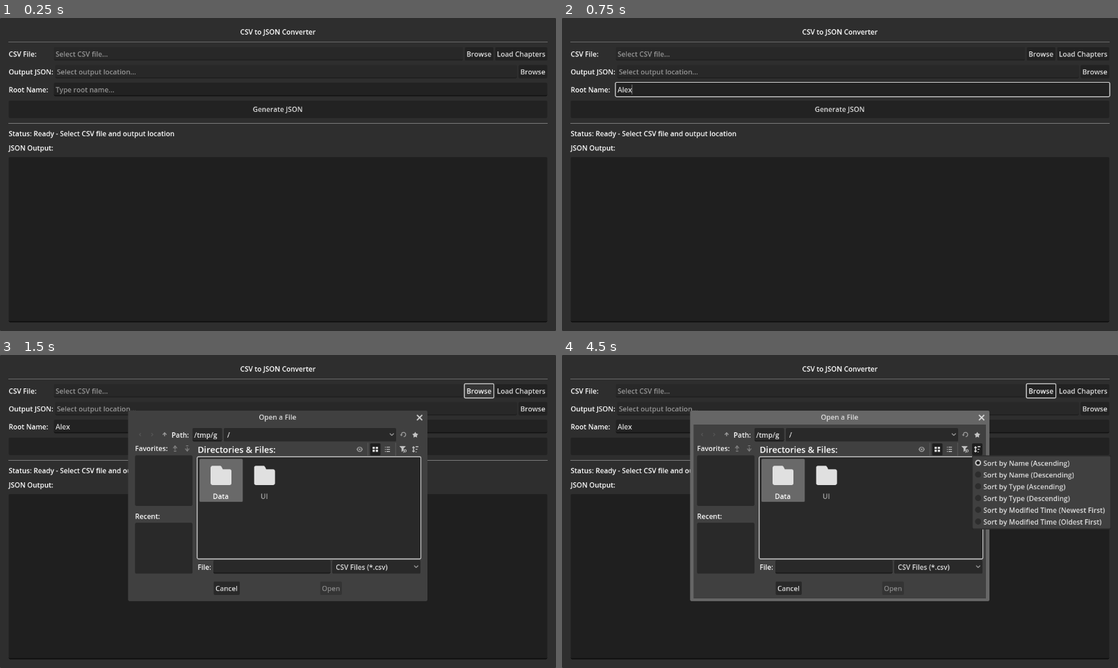
Above: before the commit, frames 1-4 (two rows, left to right).
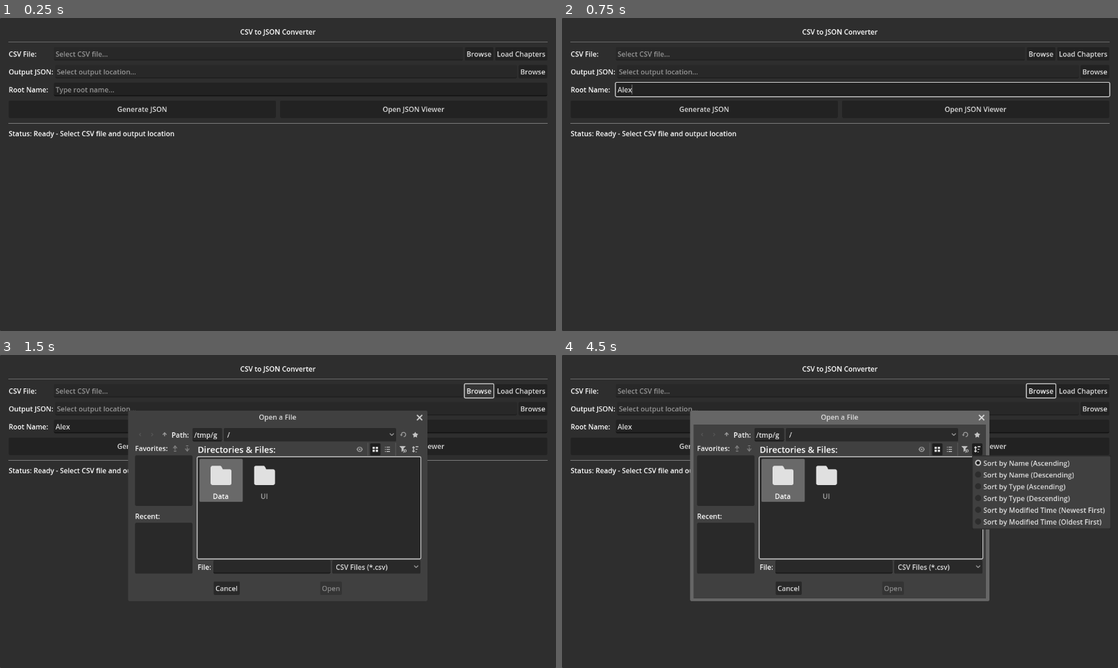
Above: after the commit, the same moments.

Repository: Sandy4j/csv-parsing
Game: Godot game, scene res://UI/Main/Main.tscn
The game is run twice, just before and just after one commit, with the same random seed, the same clock (stepped at 60 frames per second) and the same inputs.
Inputs (mouse positions are in pixels of both pictures, inside the frame that each line leads up to):
- Up to frame 1 (0.25 s): no input
- Up to frame 2 (0.75 s): click (862, 89) at 0.52 s; type "Alex" at 0.6 s
- Up to frame 3 (1.5 s): click "Browse" at 1.25 s
- Up to frame 4 (4.5 s): click "Load Chapters" at 2 s; click "Browse" at 2.75 s; click "Generate JSON" at 3.5 s; click (973, 445) at 4.25 s, where only the run after the commit has a clickable "Open JSON Viewer"

The runs differ from the first frame. In frame 1, 0.6% of the frame differs, in the area x 1-99%, y 28-98%; in frame 2, 0.6%; in frame 3, 0.3%; in frame 4, 0.3%.

Commit message:
feat: implement JSON viewer UI and functionality

Diff:
--- /dev/null
+++ b/UI/JSON UI/Json UI.tscn
@@ -0,0 +1,129 @@
+[gd_scene load_steps=2 format=3 uid="uid://c15ayqtecbjxy"]
+
+[ext_resource type="Script" uid="uid://dvbp2ql2g0v5p" path="res://UI/JSON UI/JsonUI.gd" id="1_json"]
+
+[node name="JsonViewerUI" type="Control"]
+layout_mode = 3
+anchors_preset = 15
+anchor_right = 1.0
+anchor_bottom = 1.0
+grow_horizontal = 2
+grow_vertical = 2
+script = ExtResource("1_json")
+
+[node name="Panel" type="Panel" parent="."]
+layout_mode = 1
+anchors_preset = 15
+anchor_right = 1.0
+anchor_bottom = 1.0
+grow_horizontal = 2
+grow_vertical = 2
+
+[node name="VBoxContainer" type="VBoxContainer" parent="Panel"]
+layout_mode = 1
+anchors_preset = 15
+anchor_right = 1.0
+anchor_bottom = 1.0
+offset_left = 20.0
+offset_top = 20.0
+offset_right = -20.0
+offset_bottom = -20.0
+grow_horizontal = 2
+grow_vertical = 2
+theme_override_constants/separation = 10
+
+[node name="HeaderContainer" type="HBoxContainer" parent="Panel/VBoxContainer"]
+layout_mode = 2
+
+[node name="BackButton" type="Button" parent="Panel/VBoxContainer/HeaderContainer"]
+unique_name_in_owner = true
+layout_mode = 2
+text = "← Back"
+
+[node name="TitleLabel" type="Label" parent="Panel/VBoxContainer/HeaderContainer"]
+layout_mode = 2
+size_flags_horizontal = 3
+text = "JSON UI"
+horizontal_alignment = 1
+vertical_alignment = 1
+
+[node name="HSeparator" type="HSeparator" parent="Panel/VBoxContainer"]
+layout_mode = 2
+
+[node name="FileSection" type="HBoxContainer" parent="Panel/VBoxContainer"]
+layout_mode = 2
+
+[node name="FilePathLabel" type="Label" parent="Panel/VBoxContainer/FileSection"]
+custom_minimum_size = Vector2(80, 0)
+layout_mode = 2
+text = "JSON File:"
+
+[node name="FilePathEdit" type="LineEdit" parent="Panel/VBoxContainer/FileSection"]
+unique_name_in_owner = true
+layout_mode = 2
+size_flags_horizontal = 3
+placeholder_text = "Select JSON file..."
+editable = false
+
+[node name="BrowseButton" type="Button" parent="Panel/VBoxContainer/FileSection"]
+unique_name_in_owner = true
+layout_mode = 2
+text = "Browse"
+
+[node name="SearchSection" type="HBoxContainer" parent="Panel/VBoxContainer"]
+layout_mode = 2
+
+[node name="SearchLabel" type="Label" parent="Panel/VBoxContainer/SearchSection"]
+custom_minimum_size = Vector2(80, 0)
+layout_mode = 2
+text = "Search:"
+
+[node name="SearchEdit" type="LineEdit" parent="Panel/VBoxContainer/SearchSection"]
+unique_name_in_owner = true
+layout_mode = 2
+size_flags_horizontal = 3
+placeholder_text = "Type to filter..."
+clear_button_enabled = true
+
+[node name="ControlButtons" type="HBoxContainer" parent="Panel/VBoxContainer"]
+layout_mode = 2
+
+[node name="ExpandAllButton" type="Button" parent="Panel/VBoxContainer/ControlButtons"]
+unique_name_in_owner = true
+layout_mode = 2
+text = "Expand All"
+
+[node name="CollapseAllButton" type="Button" parent="Panel/VBoxContainer/ControlButtons"]
+unique_name_in_owner = true
+layout_mode = 2
+text = "Collapse All"
+
+[node name="HSeparator2" type="HSeparator" parent="Panel/VBoxContainer"]
+layout_mode = 2
+
+[node name="TreeLabel" type="Label" parent="Panel/VBoxContainer"]
+layout_mode = 2
+text = "JSON Structure:"
+
+[node name="JsonTree" type="Tree" parent="Panel/VBoxContainer"]
+unique_name_in_owner = true
+layout_mode = 2
+size_flags_vertical = 3
+allow_reselect = true
+
+[node name="HSeparator3" type="HSeparator" parent="Panel/VBoxContainer"]
+layout_mode = 2
+
+[node name="StatusLabel" type="Label" parent="Panel/VBoxContainer"]
+unique_name_in_owner = true
+layout_mode = 2
+text = "Status: Ready"
+
+[node name="FileDialog" type="FileDialog" parent="."]
+unique_name_in_owner = true
+title = "Open a File"
+size = Vector2i(600, 400)
+ok_button_text = "Open"
+file_mode = 0
+access = 2
+filters = PackedStringArray("*.json ; JSON Files")
--- /dev/null
+++ b/UI/JSON UI/JsonUI.gd
@@ -0,0 +1,190 @@
+extends Control
+
+# Referensi UI
+@onready var file_path_edit: LineEdit = %FilePathEdit
+@onready var browse_button: Button = %BrowseButton
+@onready var json_tree: Tree = %JsonTree
+@onready var status_label: Label = %StatusLabel
+@onready var file_dialog: FileDialog = %FileDialog
+@onready var expand_all_button: Button = %ExpandAllButton
+@onready var collapse_all_button: Button = %CollapseAllButton
+@onready var back_button: Button = %BackButton
+@onready var search_edit: LineEdit = %SearchEdit
+
+var current_json_data: Variant = null
+
+func _ready() -> void:
+	_connect_signals()
+	update_status("Ready - Select JSON file to view")
+
+func _connect_signals() -> void:
+	browse_button.pressed.connect(_on_browse_pressed)
+	file_dialog.file_selected.connect(_on_file_selected)
+	expand_all_button.pressed.connect(_on_expand_all_pressed)
+	collapse_all_button.pressed.connect(_on_collapse_all_pressed)
+	back_button.pressed.connect(_on_back_pressed)
+	search_edit.text_changed.connect(_on_search_text_changed)
+
+func _on_browse_pressed() -> void:
+	file_dialog.popup_centered()
+
+func _on_file_selected(path: String) -> void:
+	file_path_edit.text = path
+	_load_json_file(path)
+
+## Load file JSON dari path yang diberikan
+func _load_json_file(path: String) -> void:
+	update_status("Loading JSON...")
+
+	var file = FileAccess.open(path, FileAccess.READ)
+	if file == null:
+		update_status("Error: Cannot open file - " + str(FileAccess.get_open_error()))
+		return
+
+	var json_text = file.get_as_text()
+	file.close()
+
+	# Parse file JSON
+	var json = JSON.new()
+	var error = json.parse(json_text)
+
+	if error != OK:
+		update_status("Error: Invalid JSON - " + json.get_error_message() + " at line " + str(json.get_error_line()))
+		return
+
+	current_json_data = json.data
+	_build_tree(current_json_data)
+	update_status("Loaded: " + path.get_file())
+
+## Buat tree dari data yang diberikan
+func _build_tree(data: Variant, filter_text: String = "") -> void:
+	json_tree.clear()
+
+	var root = json_tree.create_item()
+	root.set_text(0, "JSON Root")
+
+	# Cek apakah data adalah dictionary atau array
+	if data is Dictionary:
+		for key in data.keys():
+			_add_tree_items(root, data[key], str(key), filter_text)
+	elif data is Array:
+		for i in range(data.size()):
+			_add_tree_items(root, data[i], "[%d]" % i, filter_text)
+	else:
+		_add_tree_items(root, data, "value", filter_text)
+
+	# Expand root secara default
+	root.set_collapsed(false)
+
+## Menambahkan item baru untuk setiap item di data ke visual tree
+func _add_tree_items(parent: TreeItem, data: Variant, key: String, filter_text: String = "") -> TreeItem:
+	var item = json_tree.create_item(parent)
+	var should_show = filter_text.is_empty()
+
+	# Check apakah item adalah dictionary atau array
+	if data is Dictionary:
+		var dict_size = data.size()
+		item.set_text(0, "%s {%d}" % [key, dict_size])
+		item.set_collapsed(true)
+
+		# Rekursif untuk menambahkan item baru untuk setiap item di dictionary
+		for dict_key in data.keys():
+			var child_item = _add_tree_items(item, data[dict_key], str(dict_key), filter_text)
+			if child_item != null and not filter_text.is_empty():
+				should_show = true
+
+	elif data is Array:
+		var arr_size = data.size()
+		item.set_text(0, "%s [%d]" % [key, arr_size])
+		item.set_collapsed(true)
+
+		# rekursif untuk menambahkan item baru untuk setiap item di array
+		for i in range(data.size()):
+			var child_item = _add_tree_items(item, data[i], "[%d]" % i, filter_text)
+			if child_item != null and not filter_text.is_empty():
+				should_show = true
+
+	else:
+		# Item adalah nilai dasar
+		var value_str = _format_value(data)
+		var display_text = "%s: %s" % [key, value_str]
+		item.set_text(0, display_text)
+
+		# Cek apakah item harus ditampilkan
+		if not filter_text.is_empty():
+			if filter_text.to_lower() in display_text.to_lower():
+				should_show = true
+
+	# Handle sistem filter
+	if not filter_text.is_empty() and not should_show:
+		item.free()
+		return null
+
+	return item
+
+## Fungsi untuk mengatur format nilai untuk menampilkan ke visual tree
+func _format_value(value: Variant) -> String:
+	if value == null:
+		return "null"
+	elif value is String:
+		# Mengatur limit karakter untuk string
+		if value.length() > 100:
+			return '"%s..."' % value.substr(0, 100)
+		return '"%s"' % value
+	elif value is bool:
+		return "true" if value else "false"
+	else:
+		return str(value)
+
+## GET tipe data dari nilai
+func _get_value_type(value: Variant) -> String:
+	if value == null:
+		return "null"
+	elif value is String:
+		return "string"
+	elif value is bool:
+		return "bool"
+	elif value is int or value is float:
+		return "number"
+	else:
+		return "unknown"
+
+## Fungsi expand/collapse semua item di tree
+func _on_expand_all_pressed() -> void:
+	_set_all_collapsed(false)
+	update_status("All nodes expanded")
+func _on_collapse_all_pressed() -> void:
+	_set_all_collapsed(true)
+	update_status("All nodes collapsed")
+
+## Fungsi untuk mengatur semua item di tree menjadi collapsed atau expanded
+func _set_all_collapsed(collapsed: bool) -> void:
+	var root = json_tree.get_root()
+	if root == null:
+		return
+	_set_item_collapsed_recursive(root, collapsed)
+func _set_item_collapsed_recursive(item: TreeItem, collapsed: bool) -> void:
+	item.set_collapsed(collapsed)
+	var child = item.get_first_child()
+	while child != null:
+		_set_item_collapsed_recursive(child, collapsed)
+		child = child.get_next()
+
+## Kembail ke Main UI
+func _on_back_pressed() -> void:
+	get_tree().change_scene_to_file("res://UI/Main/Main.tscn")
+
+## Fungsi untuk mengatur filter tree berdasarkan text yang diberikan
+func _on_search_text_changed(new_text: String) -> void:
+	if current_json_data == null:
+		return
+	if new_text.is_empty():
+		_build_tree(current_json_data)
+		update_status("Filter cleared")
+	else:
+		_build_tree(current_json_data, new_text)
+		update_status("Filtering: " + new_text)
+
+## Update status label di UI
+func update_status(message: String) -> void:
+	status_label.text = "Status: " + message
--- a/UI/Main/Main.gd
+++ b/UI/Main/Main.gd
@@ -8,7 +8,6 @@
 @onready var root_name_edit: LineEdit = %RootNameEdit
 @onready var generate_button: Button = %GenerateButton
 @onready var status_label: Label = %StatusLabel
-@onready var json_output: TextEdit = %JsonOutput
 @onready var file_dialog: FileDialog = %FileDialog
 @onready var output_file_dialog: FileDialog = %OutputFileDialog
 
@@ -19,6 +18,7 @@
 @onready var select_all_button: Button = %SelectAllButton
 @onready var deselect_all_button: Button = %DeselectAllButton
 @onready var chapter_filter_container: VBoxContainer = %ChapterFilterContainer
+@onready var open_json_viewer_button: Button = %OpenJsonViewerButton
 
 # Referensi ke script Parser dan JsonGenerate
 var parser: Node
@@ -47,6 +47,7 @@
 	load_chapters_button.pressed.connect(_on_load_chapters_pressed)
 	select_all_button.pressed.connect(_on_select_all_pressed)
 	deselect_all_button.pressed.connect(_on_deselect_all_pressed)
+	open_json_viewer_button.pressed.connect(_on_open_json_viewer_pressed)
 
 func _on_browse_pressed() -> void:
 	file_dialog.popup_centered()
@@ -189,10 +190,11 @@
 		update_status("Error: Failed to generate JSON")
 		return
 
-	# Tampilkan output JSON
-	json_output.text = json_string
 	var chapter_count = data_to_export.size()
 	update_status("Success! Exported %d chapters to: %s" % [chapter_count, output_path])
 
 func update_status(message: String) -> void:
 	status_label.text = "Status: " + message
+
+func _on_open_json_viewer_pressed() -> void:
+	get_tree().change_scene_to_file("res://UI/JSON UI/Json UI.tscn")
--- a/UI/Main/Main.tscn
+++ b/UI/Main/Main.tscn
@@ -100,11 +100,23 @@
 size_flags_horizontal = 3
 placeholder_text = "Type root name..."
 
-[node name="GenerateButton" type="Button" parent="Panel/VBoxContainer"]
+[node name="ButtonsContainer" type="HBoxContainer" parent="Panel/VBoxContainer"]
+layout_mode = 2
+theme_override_constants/separation = 10
+
+[node name="GenerateButton" type="Button" parent="Panel/VBoxContainer/ButtonsContainer"]
 unique_name_in_owner = true
 custom_minimum_size = Vector2(0, 40)
 layout_mode = 2
+size_flags_horizontal = 3
 text = "Generate JSON"
+
+[node name="OpenJsonViewerButton" type="Button" parent="Panel/VBoxContainer/ButtonsContainer"]
+unique_name_in_owner = true
+custom_minimum_size = Vector2(0, 40)
+layout_mode = 2
+size_flags_horizontal = 3
+text = "Open JSON Viewer"
 
 [node name="ChapterFilterContainer" type="VBoxContainer" parent="Panel/VBoxContainer"]
 unique_name_in_owner = true
@@ -130,7 +142,7 @@
 
 [node name="ChapterScrollContainer" type="ScrollContainer" parent="Panel/VBoxContainer/ChapterFilterContainer"]
 unique_name_in_owner = true
-custom_minimum_size = Vector2(0, 150)
+custom_minimum_size = Vector2(0, 350)
 layout_mode = 2
 size_flags_vertical = 3
 
@@ -148,17 +160,6 @@
 layout_mode = 2
 text = "Status: Ready"
 
-[node name="OutputLabel" type="Label" parent="Panel/VBoxContainer"]
-layout_mode = 2
-text = "JSON Output:"
-
-[node name="JsonOutput" type="TextEdit" parent="Panel/VBoxContainer"]
-unique_name_in_owner = true
-layout_mode = 2
-size_flags_vertical = 3
-editable = false
-wrap_mode = 1
-
 [node name="FileDialog" type="FileDialog" parent="."]
 unique_name_in_owner = true
 title = "Open a File"
Not shown, removed: Parser.txt
Not shown, added: UI/JSON UI/JsonUI.gd.uid
